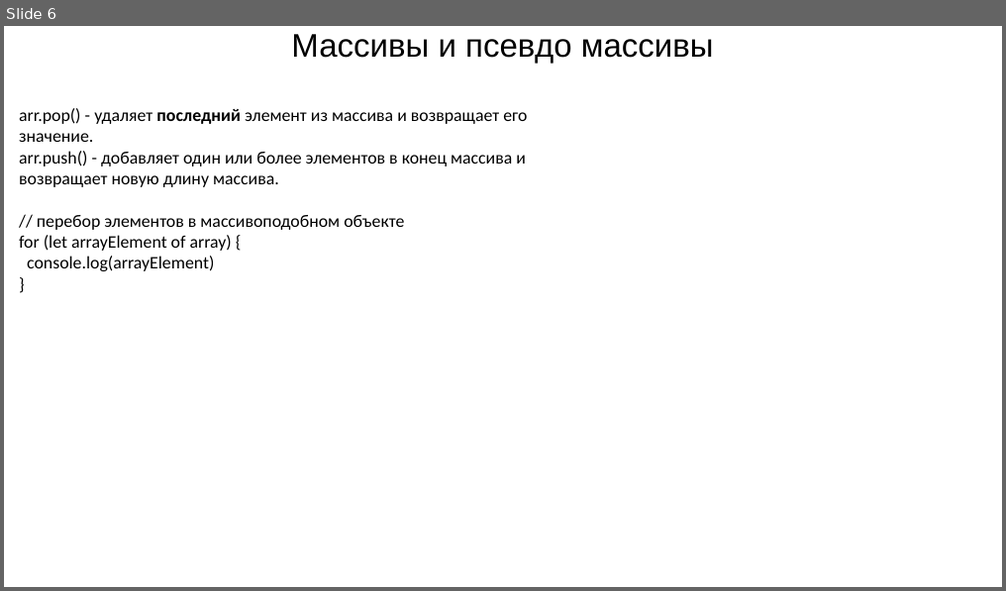
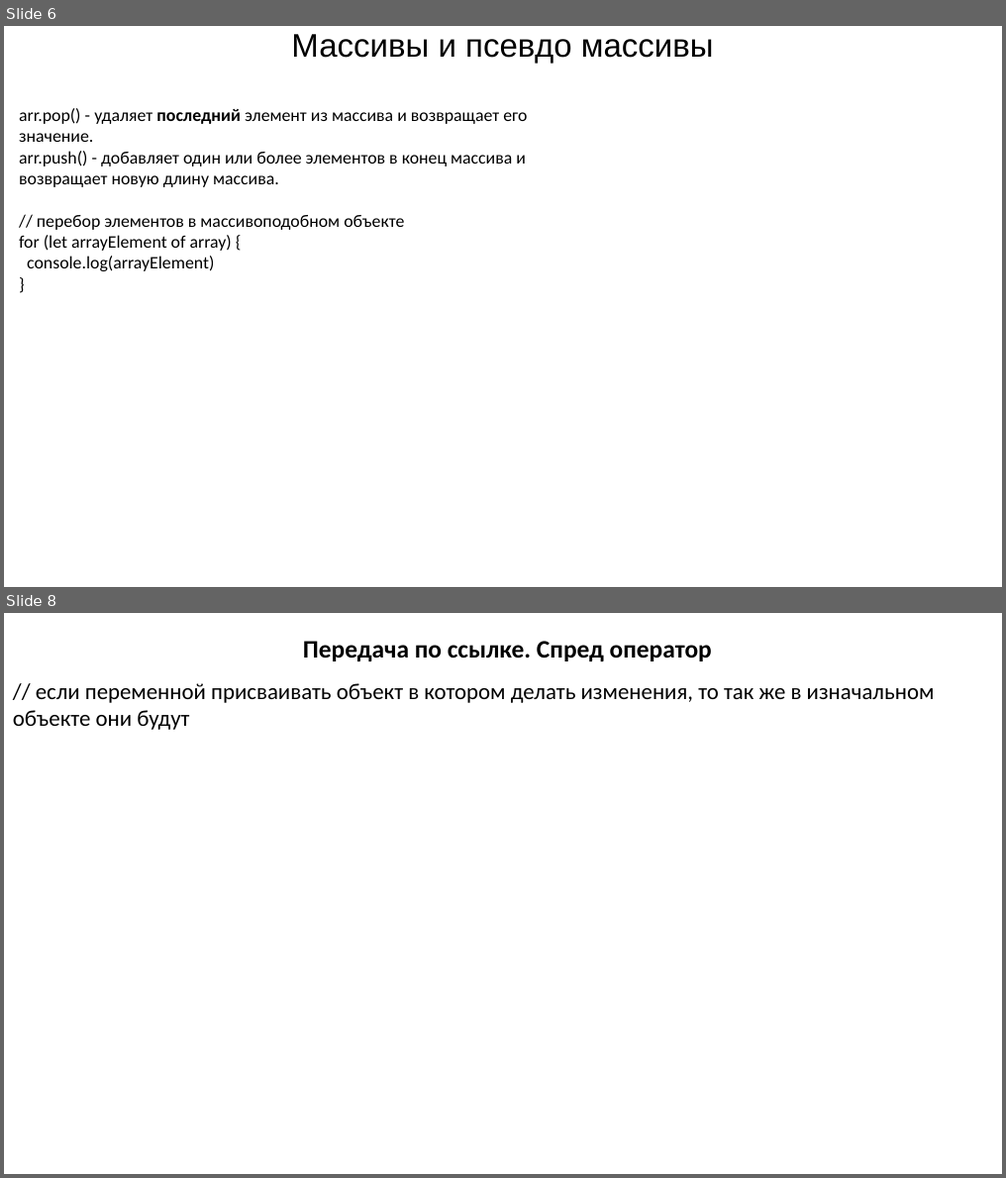
Before and after one commit to Olegdev22/JS, a slide deck: JS.odp. Shown one above the other, each under a label of ours: slide 6 before the commit, slides 6 and 8 after it; the slides between them are not shown. The pictures are 1006x591 and 1006x1178 pixels, drawn with LibreOffice and Linux fonts; fonts in the diff are those of the drawing. Boxes give left, top, right and bottom in pixels: in the first picture for what was removed or moved away, otherwise in the second. Text is boxed around its words. In the diff, an @@ line names an element or a change of style, - is before the commit and + after.

```diff
--- a/JS.odp
+++ b/JS.odp
@@ slide 8 added at [4,613,1002,1174], background #FFFFFF @@
@@ text added at [303,641,712,662], 20 pt, text #000000, bold @@
+Передача по ссылке. Спред оператор
@@ text added at [13,683,935,730], 18 pt, text #000000 @@
+// если переменной присваивать объект в котором делать изменения, то так же в изначальном объекте они будут
```
Also in this commit, not shown: 1 slide changed, 2 other slides added, 15 other files.
